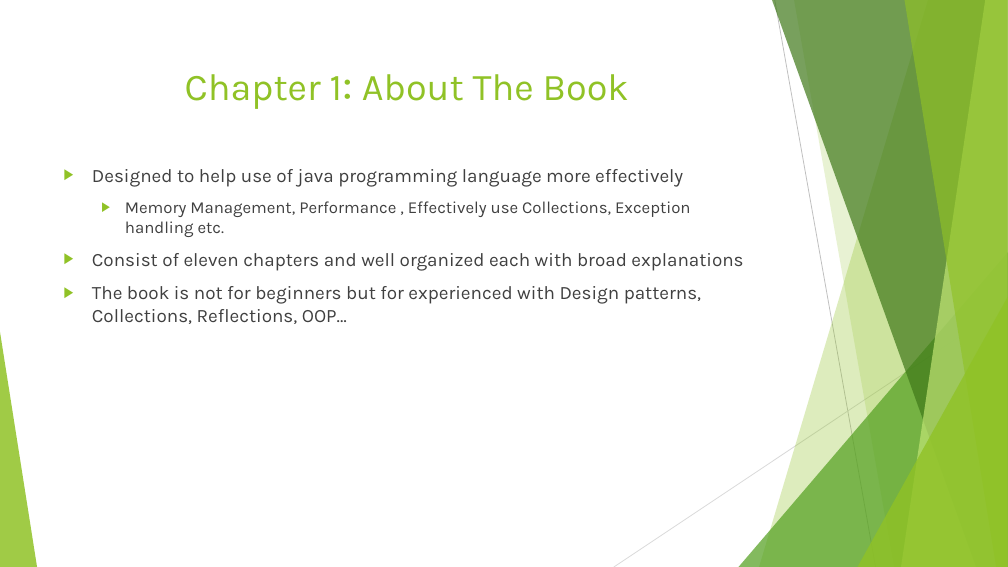
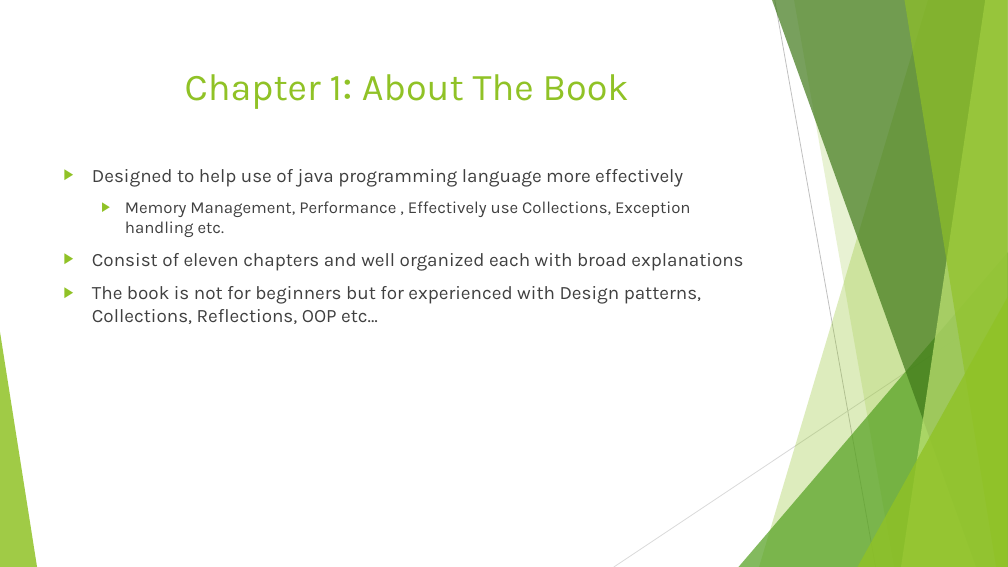
Before and after one commit to chinthanabt/EffectiveJava, a slide deck: slide 2 of EffectiveJava.pptx. Drawn at 1008x567 pixels with LibreOffice and Linux fonts; fonts in the diff are those of the drawing. Boxes give left, top, right and bottom in pixels: in the first picture for what was removed or moved away, otherwise in the second. Text is boxed around its words. In the diff, an @@ line names an element or a change of style, - is before the commit and + after.

```diff
--- a/EffectiveJava.pptx
+++ b/EffectiveJava.pptx
@@ text at [92,286,701,324]: text changed @@
-▶ The book is not for beginners but for experienced with Design patterns, Collections, Reflections, OOP…
+▶ The book is not for beginners but for experienced with Design patterns, Collections, Reflections, OOP etc…
```
Also in this commit, not shown: 4 other slides changed, 3 slides added, 12 other files.
